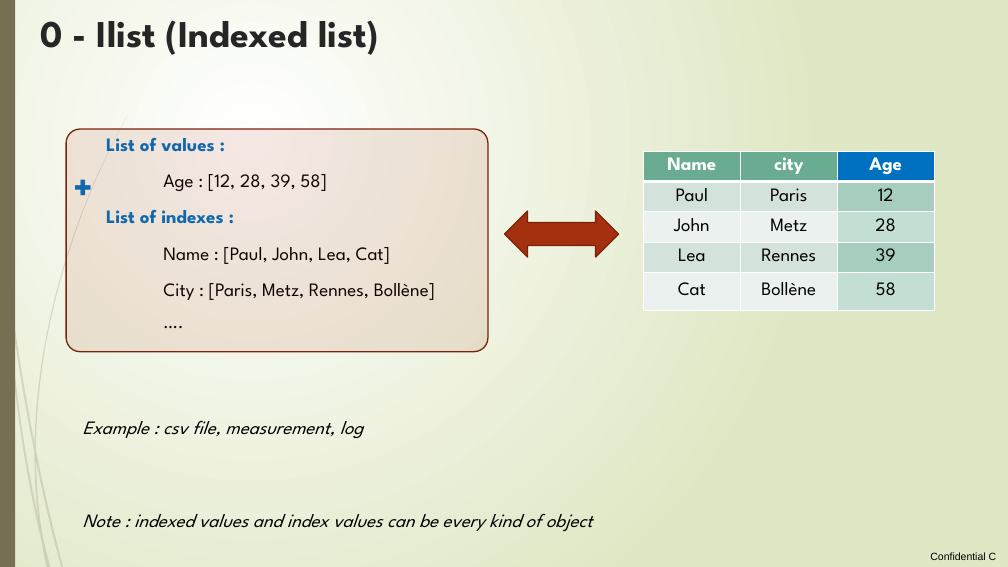
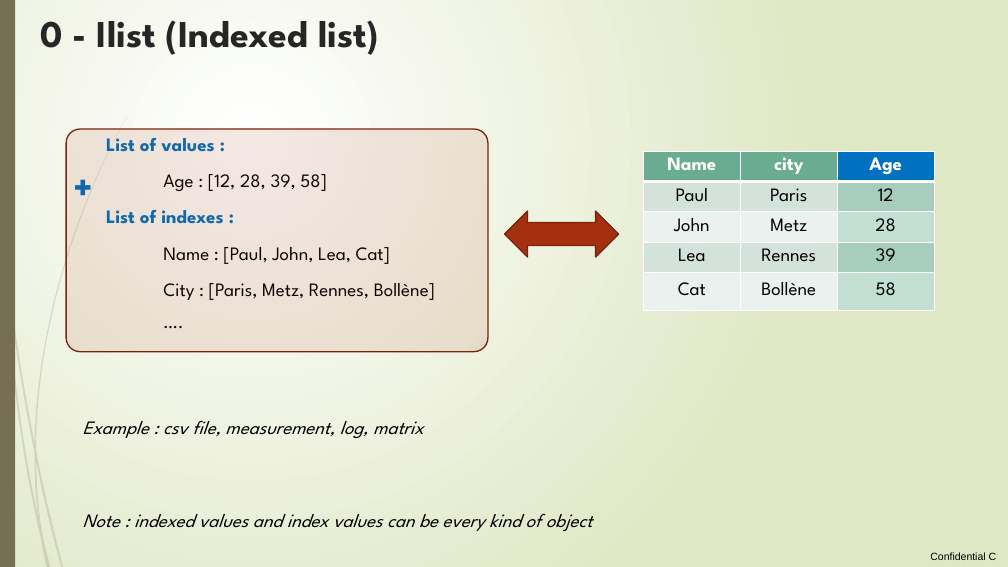
Before and after one commit to loco-philippe/Environmental-Sensing, a slide deck: slide 3 of documentation/ilist_technical.pptx. Drawn at 1008x567 pixels with LibreOffice and Linux fonts; fonts in the diff are those of the drawing. Boxes give left, top, right and bottom in pixels: in the first picture for what was removed or moved away, otherwise in the second. Text is boxed around its words. In the diff, an @@ line names an element or a change of style, - is before the commit and + after.

```diff
--- a/documentation/ilist_technical.pptx
+++ b/documentation/ilist_technical.pptx
@@ text at bbox=[83, 420, 424, 438]: text changed @@
-Example : csv file, measurement, log
+Example : csv file, measurement, log, matrix
```
Also in this commit, not shown: 4 other slides changed, 1 slide added, 12 other files.
